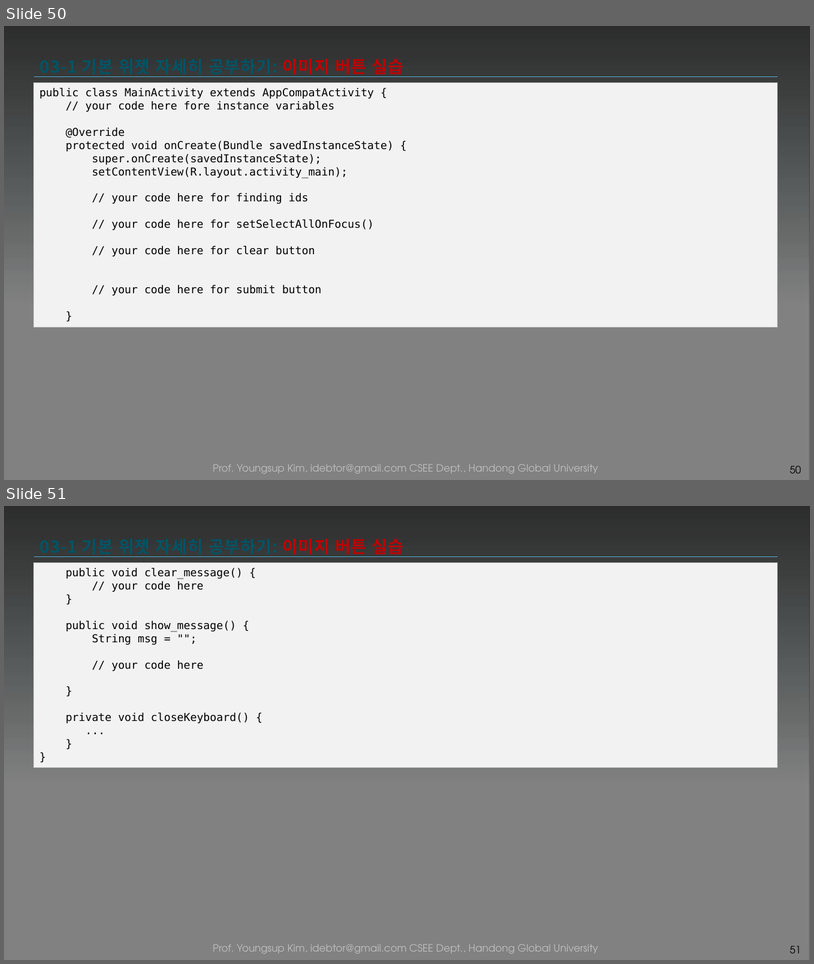
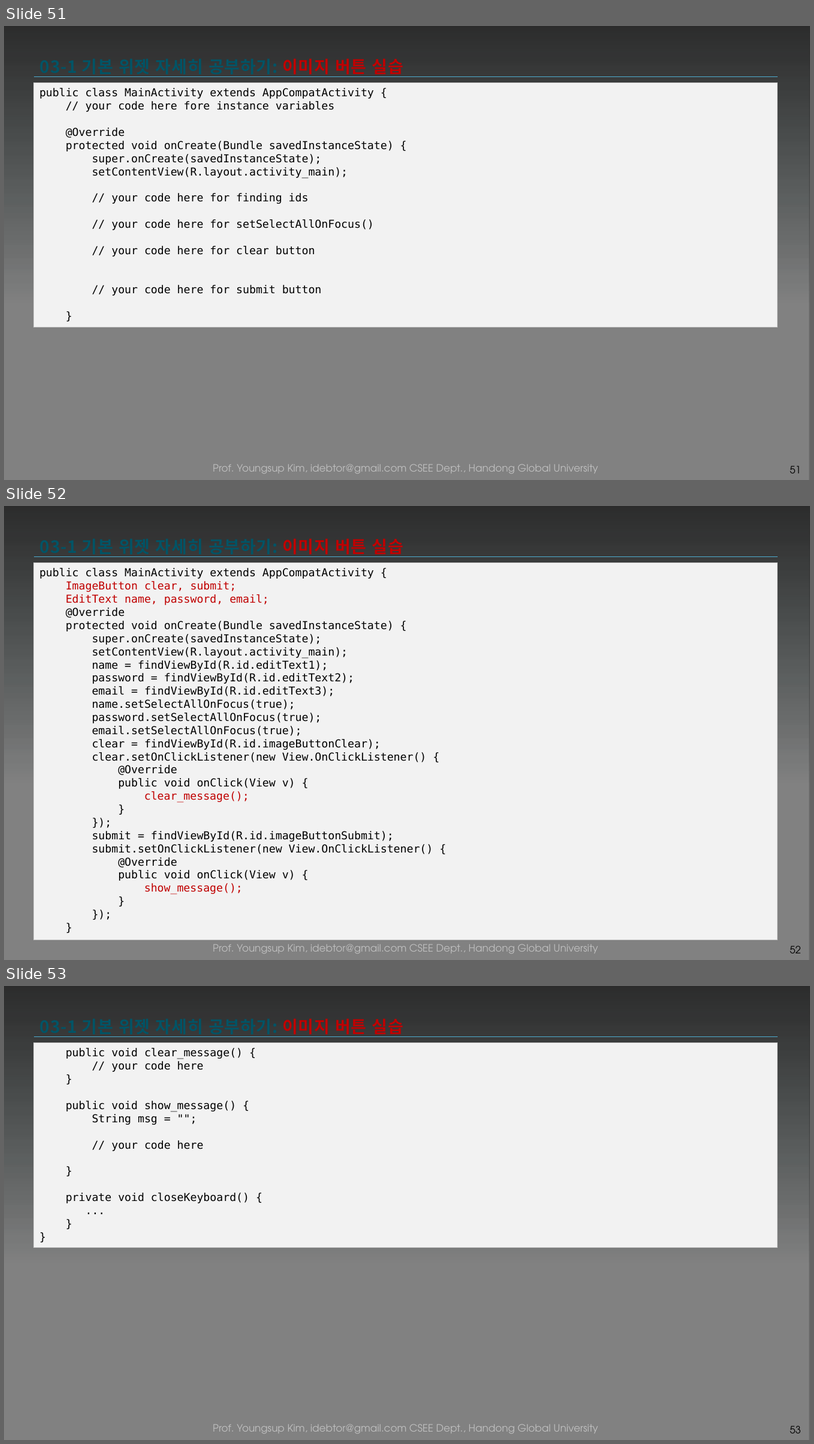
Before and after one commit to tae7841/HuStarAS, a slide deck: ppts/03Widget.pptx. Shown one above the other, each under a label of ours: slides 50 and 51 before the commit, slides 51, 52 and 53 after it. The pictures are 814x964 and 814x1444 pixels, drawn with LibreOffice and Linux fonts; fonts in the diff are those of the drawing; background and template pictures are left out; a plain dark background stands for a picture behind light text. Boxes give left, top, right and bottom in pixels: in the first picture for what was removed or moved away, otherwise in the second. Text is boxed around its words. In the diff, an @@ line names an element or a change of style, - is before the commit and + after.

```diff
--- a/ppts/03Widget.pptx
+++ b/ppts/03Widget.pptx
@@ slide 52 added at [4,506,810,960], background picture (left out); not listed: 3 template elements that a slide beside it also shows @@
@@ title added at [40,538,404,557], 20 pt, text gradient #005466 to #005061 to #003E4B, bold @@
+03-1 기본 위젯 자세히 공부하기: 이미지 버튼 실습
@@ rectangle added at [33,563,779,940], fill #F2F2F2, outline #BFBFBF 0.75 pt, 13 pt, text #000000 @@
+public class MainActivity extends AppCompatActivity {
+ImageButton clear, submit;
+EditText name, password, email;
+@Override
+protected void onCreate(Bundle savedInstanceState) {
+super.onCreate(savedInstanceState);
+setContentView(R.layout.activity_main);
+name = findViewById(R.id.editText1);
+password = findViewById(R.id.editText2);
+email = findViewById(R.id.editText3);
+name.setSelectAllOnFocus(true);
+password.setSelectAllOnFocus(true);
+email.setSelectAllOnFocus(true);
+clear = findViewById(R.id.imageButtonClear);
+clear.setOnClickListener(new View.OnClickListener() {
+@Override
+public void onClick(View v) {
+clear_message();
+}
+});
+submit = findViewById(R.id.imageButtonSubmit);
+submit.setOnClickListener(new View.OnClickListener() {
+@Override
+public void onClick(View v) {
+show_message();
+}
+});
+}
@@ page number added at [790,945,801,953], 12 pt, text #000000 @@
+52
@@ what was slide 50 is now slide 51 @@
@@ page number at [790,465,801,473]: text changed @@
-50
+51
@@ what was slide 51 is now slide 53 @@
@@ page number at [790,1425,801,1433]: text changed @@
-51
+53
```
Also in this commit, not shown: 1 other slide added.
